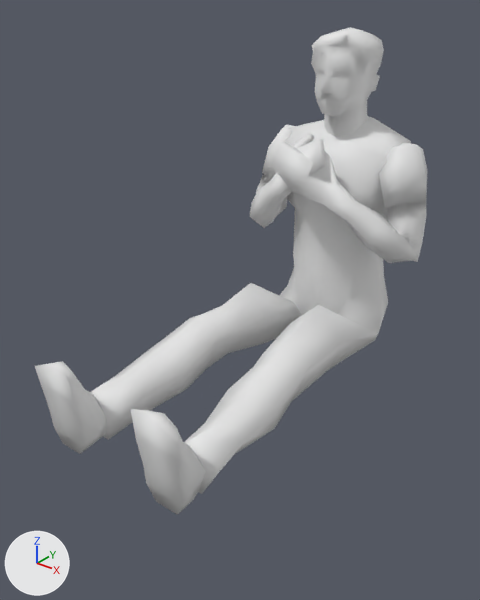
The FBX model Assets/male-person/allergic/setelah disuntik.fbx, before and after one commit.
Rendered twice from a 50 mm lens placed at (1.05, -1.8, 2.05), pointed at (-0.1, -0.37, 1.16). The lights are fixed; the arrows at lower left show +X, +Y and +Z. The first picture is the older version. Materials are left out; every surface is plain grey. Where no turn or scale is listed for an object, it has been applied to the vertices.

Objects in the first picture: 'male_player'.
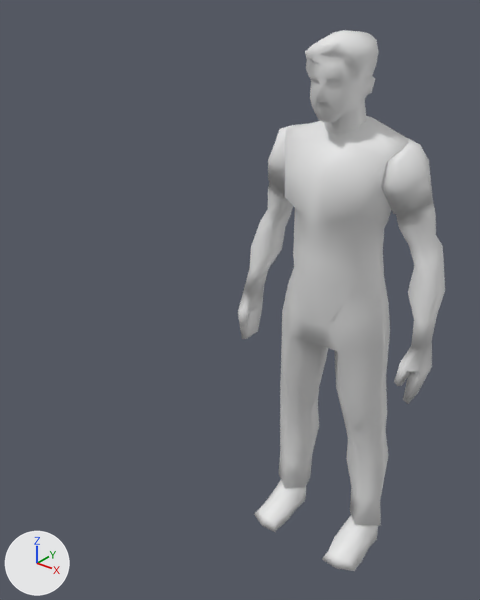
Boxes (x1, y1, x2, y2) around the edits, measured in the pictures (480 x 600 px; the box of a moved part takes in the faces that stretch with it):
'male_player', reshaped (47% narrower, 11% taller): before (35, 27, 427, 515); after (238, 30, 445, 571)
part 1 of me_male_player_001, moved or reshaped: before (131, 409, 205, 515); after (322, 515, 378, 571)
part 2 of me_male_player_001, moved or reshaped: before (35, 361, 106, 454); after (254, 480, 306, 532)
part 3 of me_male_player_001, moved or reshaped: before (91, 27, 427, 494); after (238, 30, 445, 526)

What the commit changed:
me_male_player_001 is used by ob_male_player; location (0.0, 0.0, 0.0).
me_male_player_001 had 488 vertices, 560 faces and spanned x -0.315..0.321, y -1.01..0.187, z 0.871..1.916.
me_male_player_001 now has 488 vertices, 560 faces and spans x -0.371..0.371, y -0.134..0.186, z 0.001..1.91.
me_male_player_001 part 1: the loose piece of 29 vertices spanning x 0.108..0.243, y -1.01..-0.881, z 0.929..1.202 is turned 83.4 degrees about the x axis through its middle, then moved by (0.0, 0.968, -1.017).
me_male_player_001 part 2: the loose piece of 29 vertices spanning x -0.243..-0.108, y -1.01..-0.881, z 0.929..1.202 is turned 83.4 degrees about the x axis through its middle, then moved by (0.0, 0.968, -1.017).
me_male_player_001 part 3: 389 of 488 vertices moved; they spanned x -0.315..0.321, y -0.896..0.187, z 0.927..1.916 and now span x -0.371..0.371, y -0.134..0.186, z 0.087..1.91; mean shift (-0.001, 0.146, -0.203); largest move (0.207, -0.892, 0.928) -> (0.207, 0.165, 0.087).
